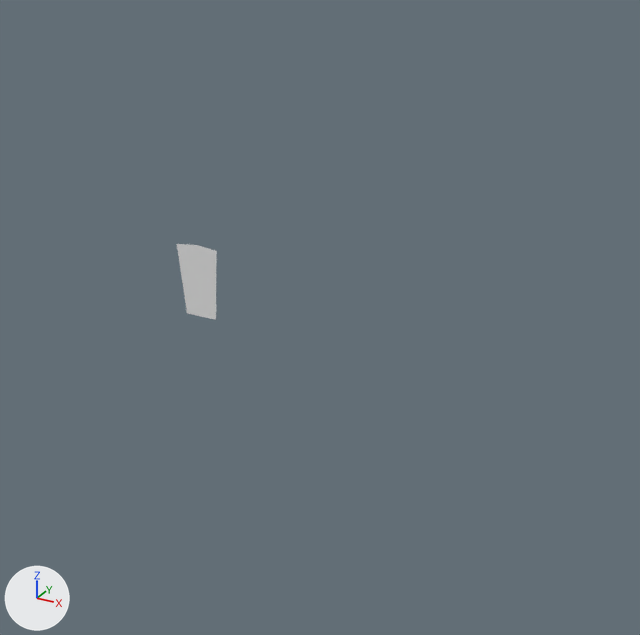
What one commit did to the Blender file Группы/воскр-14_30/warrior.blend.
Both versions are drawn from a 50 mm camera at (2.63, -5.11, 2.26) aimed at (0.16, -0.61, 0.01). Every picture has the same lights, and +X, +Y and +Z are marked at lower left.
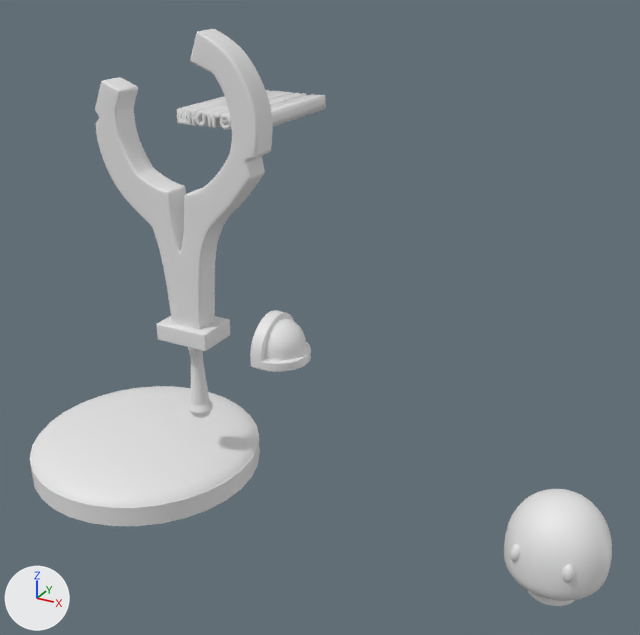
Where the change shows, as pixel boxes [x1, y1, x2, y2] in the pictures (640 x 635 px):
'Plane', reshaped, moved, rescaled (337% wider, 291% taller): before [177, 244, 217, 320]; after [95, 29, 273, 329]
'Sphere', added: after [31, 386, 258, 507]
'Cylinder.002', added: after [504, 489, 612, 606]
'Cylinder.001', added: after [30, 408, 260, 526]
'Sphere.001', added: after [250, 310, 311, 372]
'Text', added: after [176, 90, 325, 130]
'Cube', added: after [157, 316, 230, 351]
'Cylinder', added: after [188, 347, 213, 418]
'Sphere.003', added: after [562, 564, 575, 583]
'Sphere.002', added: after [510, 544, 520, 562]
part 1 of me_plane, built on: before [177, 244, 217, 320]; after [95, 29, 273, 329]

Edits to the bpy script that builds the scene:
```text
Change me_plane:
    used by ob_plane; location = (-0.707, -0.697, -0.018); rotation_euler = (1.571, -0.0101, 0.0), in degrees (90, -0.6, 0); scale = (0.119, 0.119, 0.119)
    remove me_plane.from_pydata(...)  # 6 vertices, 2 faces; spans x -1.38..1.31, y -1.01..3.27, z 0.0
    add me_plane.from_pydata(...)  # 102 vertices, 100 faces; spans x -0.65..0.58, y -1.03..0.86, z -0.09..0.09
    me_plane part 1: the whole mesh is rebuilt
    me_plane part 2: the surface is now shaded smooth
Add txt_text:
    txt_text = bpy.data.curves.new('Text', 'FONT')
    txt_text.body = 'шклгеыл'
    txt_text.bevel_resolution = 2
    txt_text.offset = -0.019
    txt_text.extrude = 3.158
    txt_text.bevel_depth = 0.076
Change ob_plane:
    ob_plane.location: (-0.707, -0.697, -0.018) -> (-0.678, -0.789, 0.875)
    ob_plane.scale: (0.119, 0.119, 0.119) -> (1.0, 1.0, 1.0)
Add ob_text:
    ob_text = bpy.data.objects.new('Text', txt_text)
    ob_text.location = (-0.994, 0.0, 1.096)
    ob_text.rotation_euler = (1.571, 0.0, 0.0)  # degrees (90, 0, 0)
    ob_text.scale = (0.144, 0.144, 0.144)
Add ob_sphere_003:
    ob_sphere_003 = bpy.data.objects.new('Sphere.003', me_sphere_003)  # a UV sphere (32 segments, 16 rings, poles along z) spanning x -1.0..1.0, y -1.0..1.0, z -1.0..1.0
    ob_sphere_003.location = (1.971, -1.193, -0.859)
    ob_sphere_003.rotation_euler = (-0.0419, -0.0999, 0.00415)  # degrees (-2.4, -5.7, 0.2)
    ob_sphere_003.scale = (0.0334, 0.0356, 0.0557)
Add ob_sphere_002:
    ob_sphere_002 = bpy.data.objects.new('Sphere.002', me_sphere_003.copy())
    ob_sphere_002.location = (1.68, -1.165, -0.859)
    ob_sphere_002.rotation_euler = (0.0, 0.11, 0.0)  # degrees (0, 6.3, 0)
    ob_sphere_002.scale = (0.0334, 0.0356, 0.0557)
Add ob_cylinder_002:
    ob_cylinder_002 = bpy.data.objects.new('Cylinder.002', me_cylinder_003)  # 448 vertices, 418 faces; spans x -1.49..1.14, y -1.31..1.31, z -1.7..1.1; modifiers SUBSURF
    ob_cylinder_002.location = (1.891, -0.942, -0.824)
    ob_cylinder_002.scale = (0.223, 0.223, 0.223)
Add ob_sphere_001:
    ob_sphere_001 = bpy.data.objects.new('Sphere.001', me_sphere_001)  # 264 vertices, 252 faces; spans x -0.084..0.202, y -0.212..0.212, z -0.093..0.204; modifiers BEVEL, SUBSURF
    ob_sphere_001.location = (-0.039, -0.789, -0.151)
    ob_sphere_001.rotation_euler = (0.0, 0.0305, 0.0)  # degrees (0, 1.7, 0)
Add ob_sphere:
    ob_sphere = bpy.data.objects.new('Sphere', me_sphere)  # 257 vertices, 256 faces; spans x -1.0..1.0, y -1.0..1.0, z 0.0..1.0
    ob_sphere.location = (-1.204, -0.789, -1.211)
    ob_sphere.scale = (0.822, 0.822, 0.146)
Add ob_cylinder_001:
    ob_cylinder_001 = bpy.data.objects.new('Cylinder.001', me_cylinder_002)  # a 32-sided cylinder along z spanning x -1.0..1.0, y -1.0..1.0, z -1.0..1.0
    ob_cylinder_001.location = (-1.204, -0.789, -1.281)
    ob_cylinder_001.scale = (0.827, 0.827, 0.074)
Add ob_cylinder:
    ob_cylinder = bpy.data.objects.new('Cylinder', me_cylinder_001)  # 736 vertices, 706 faces; spans x -0.079..0.095, y -0.086..0.086, z -0.517..0.083; modifiers SUBSURF
    ob_cylinder.location = (-0.701, -0.789, -0.333)
    ob_cylinder.rotation_euler = (0.0, -0.005, 0.0)  # degrees (0, -0.3, 0)
Add ob_cube:
    ob_cube = bpy.data.objects.new('Cube', me_cube)  # a box spanning x -0.198..0.198, y -0.147..0.147, z -0.061..0.061; modifiers BEVEL, SUBSURF
    ob_cube.location = (-0.706, -0.789, -0.196)
    ob_cube.rotation_euler = (0.0, -0.0103, 0.0)  # degrees (0, -0.6, 0)
```
